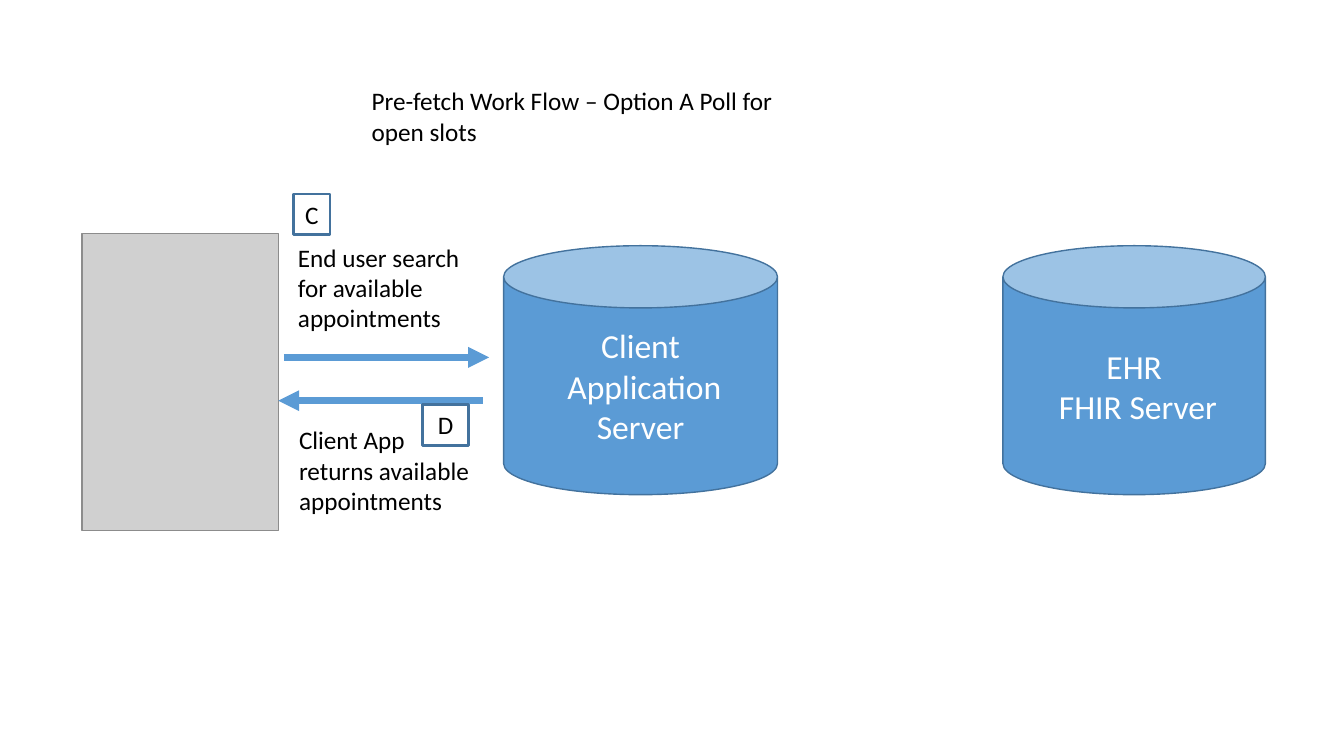
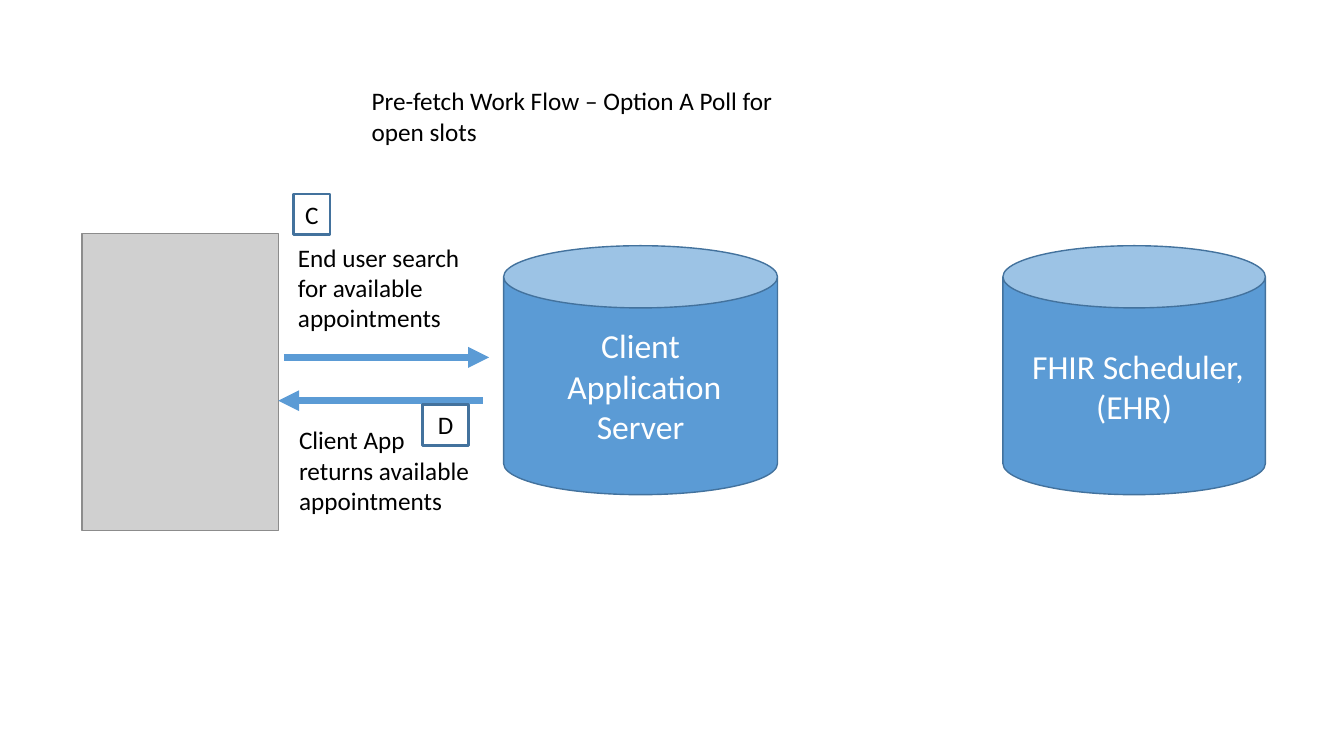
Before and after one commit to argonautproject/scheduling, a slide deck: slide 10 of meeting-notes/WorkFlowDiagrams.pptx. Drawn at 1344x756 pixels with LibreOffice and Linux fonts; fonts in the diff are those of the drawing; grey boxes stand for pictures. Boxes give left, top, right and bottom in pixels: in the first picture for what was removed or moved away, otherwise in the second. Text is boxed around its words. In the diff, an @@ line names an element or a change of style, - is before the commit and + after.

```diff
--- a/meeting-notes/WorkFlowDiagrams.pptx
+++ b/meeting-notes/WorkFlowDiagrams.pptx
@@ text in cylinder at [1032, 355, 1244, 424]: text changed @@
-EHR
-FHIR Server
+FHIR Scheduler, (EHR)
```
Also in this commit, not shown: 3 slides added, 17 other files.
